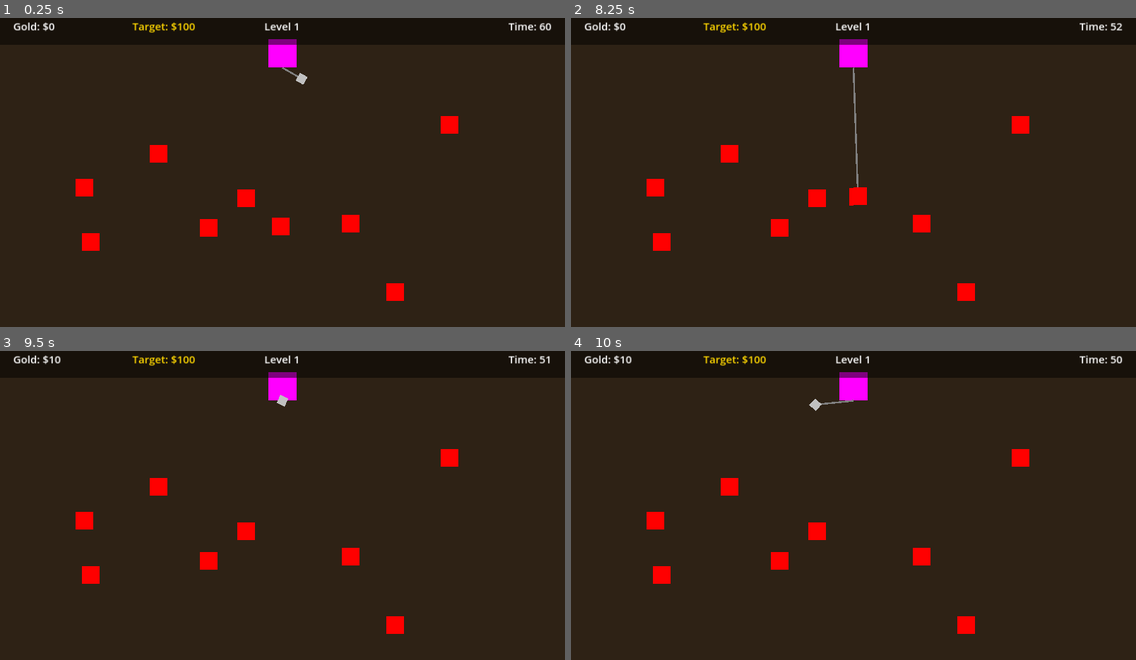
Above: before the commit, frames 1-4 (two rows, left to right).
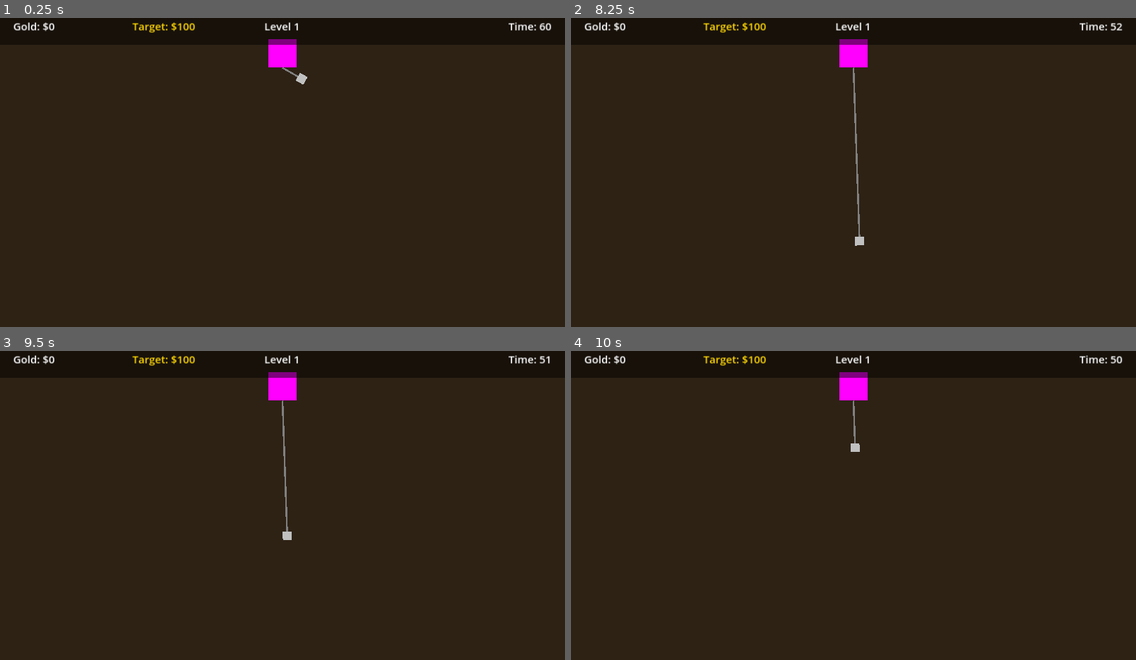
Above: after the commit, the same moments.

Repository: guige8211/GoldMiner
Game: Godot game, scene res://scenes/Level.tscn
Same seed, same stepped clock (60 frames per second), same inputs: the game is played once before the commit and once after it.
Inputs:
- Up to frame 1 (0.25 s): no input
- Up to frame 2 (8.25 s): tap Enter (ui_accept) at 0.5, 0.77, 1.52, 3.02, 3.5, 3.77, 4.52, 6.02, 6.77, 7.25, 7.52 s
- Up to frame 3 (9.5 s): tap Enter (ui_accept) at 9.02 s
- Up to frame 4 (10 s): tap Enter (ui_accept) at 9.77 s

The runs differ from the first frame. In frame 1, 1.6% of the frame differs, in the area x 13-82%, y 31-92%; in frame 2, 1.7%; in frame 3, 1.7%, in the area x 8-82%, y 1-92%; in frame 4, 1.6%.
Error after the commit: Parse Error: Cannot assign a new value to a constant. (res://scripts/systems/LevelGenerator.gd:25)

Commit message:
Implement budget-based level generation with K-factor

Diff:
--- a/scripts/Level.gd
+++ b/scripts/Level.gd
@@ -30,7 +30,7 @@
 
 func _on_level_changed(new_level: int) -> void:
 	level_label.text = "Level %d" % new_level
-	level_generator.generate_level(new_level)
+	level_generator.generate_level(new_level, GameManager.target_quota)
 	message_label.hide()
 
 func _on_level_completed() -> void:
--- a/scripts/systems/LevelGenerator.gd
+++ b/scripts/systems/LevelGenerator.gd
@@ -1,55 +1,114 @@
 extends Node
 class_name LevelGenerator
 
-@export var spawn_area_min: Vector2 = Vector2(50, 200)
-@export var spawn_area_max: Vector2 = Vector2(1230, 650)
+@export var spawn_area_min: Vector2 = Vector2(100, 250)
+@export var spawn_area_max: Vector2 = Vector2(1180, 650)
 @export var items_root_path: NodePath
 
-# In a real game, these would be PackedScenes
-@export var gold_scene: PackedScene
+@export var gold_small_scene: PackedScene
+@export var gold_large_scene: PackedScene
 @export var rock_scene: PackedScene
-# @export var diamond_scene: PackedScene
-# @export var chest_scene: PackedScene
+@export var diamond_scene: PackedScene
 
-func generate_level(level_number: int) -> void:
-	# Clear existing items
+# Meta K value (currently 1.5 to give the player 50% more value than needed to pass)
+var base_k_factor: float = 1.5
+
+# Item definitions for the generator
+const ITEMS = {
+	"gold_small": {"scene": null, "value": 50, "radius": 20},
+	"gold_large": {"scene": null, "value": 250, "radius": 40},
+	"diamond": {"scene": null, "value": 600, "radius": 15},
+	"rock": {"scene": null, "value": 10, "radius": 35} # Rocks are hazards, value doesn't count towards budget
+}
+
+func _ready() -> void:
+	ITEMS["gold_small"]["scene"] = gold_small_scene
+	ITEMS["gold_large"]["scene"] = gold_large_scene
+	ITEMS["diamond"]["scene"] = diamond_scene
+	ITEMS["rock"]["scene"] = rock_scene
+
+func generate_level(level_number: int, target_quota: int) -> void:
 	var items_root = get_node(items_root_path)
 	if items_root:
 		for child in items_root.get_children():
 			child.queue_free()
 
-	# Determine difficulty/spawn counts based on level
-	var num_gold = 5 + randi() % 3
-	var num_rocks = 2 + int(level_number * 0.8) # More rocks as levels increase
+	# 1. Calculate Value Budget
+	# In the future, K will decrease as meta-progression gives players passive bonuses
+	var actual_k = base_k_factor
+	var value_budget = target_quota * actual_k
+	var current_value = 0
 
-	# Diamonds have base chance + upgrade bonus
-	var diamond_chance = 0.1 + (level_number * 0.05) + UpgradeManager.diamond_spawn_chance_bonus
-	var num_diamonds = 0
-	if randf() < diamond_chance:
-		num_diamonds = 1 + randi() % 2
+	var spawned_positions: Array[Vector2] = []
+	var spawn_counts = {"gold_small": 0, "gold_large": 0, "diamond": 0, "rock": 0}
 
-	var chest_chance = 0.2 + (level_number * 0.02)
-	var num_chests = 0
-	if randf() < chest_chance:
-		num_chests = 1
+	# 2. Define Difficulty Curve & Weights
+	# High weight means more likely to be picked for the budget
+	var weight_large = max(10, 80 - (level_number * 5)) # Drops as level goes up
+	var weight_small = 40 # Relatively stable
+	var weight_diamond = min(50, 5 + (level_number * 4)) # Rises as level goes up
 
-	_spawn_items(gold_scene, num_gold, items_root)
-	_spawn_items(rock_scene, num_rocks, items_root)
-	# _spawn_items(diamond_scene, num_diamonds, items_root)
-	# _spawn_items(chest_scene, num_chests, items_root)
+	# Loop until our spawned items reach the required budget
+	while current_value < value_budget:
+		var total_weight = weight_large + weight_small + weight_diamond
+		var roll = randi() % total_weight
 
-	print("Level %d Generated: %d Gold, %d Rocks, %d Diamonds, %d Chests" % [level_number, num_gold, num_rocks, num_diamonds, num_chests])
+		var choice = ""
+		if roll < weight_large:
+			choice = "gold_large"
+		elif roll < weight_large + weight_small:
+			choice = "gold_small"
+		else:
+			choice = "diamond"
 
-func _spawn_items(scene: PackedScene, count: int, root: Node) -> void:
-	if not scene or not root:
+		_spawn_specific_item(choice, items_root, spawned_positions, spawn_counts)
+		current_value += ITEMS[choice]["value"]
+
+	# 3. Spawn Hazards (Rocks) based on difficulty
+	# Rocks act as physical blockers. The higher the level, the more rocks.
+	var num_rocks = 2 + int(level_number * 1.5) + (randi() % 3)
+	for i in range(num_rocks):
+		_spawn_specific_item("rock", items_root, spawned_positions, spawn_counts)
+
+	print("Level %d Generated. Quota: $%d | Total Value on field: $%d" % [level_number, target_quota, current_value])
+	print("Spawns: ", spawn_counts)
+
+func _spawn_specific_item(item_key: String, root: Node, spawned_positions: Array[Vector2], spawn_counts: Dictionary) -> void:
+	var data = ITEMS[item_key]
+	var scene = data["scene"] as PackedScene
+	if not scene:
 		return
 
-	for i in range(count):
-		var item = scene.instantiate()
-		# Basic random position, in a real game we'd use Poisson Disk Sampling
-		# or overlap checks to prevent items from stacking directly on top of each other
-		item.position = Vector2(
+	var item = scene.instantiate()
+	var pos = _find_valid_position(spawned_positions, data["radius"])
+	item.position = pos
+
+	root.add_child(item)
+	spawned_positions.append(pos)
+	spawn_counts[item_key] += 1
+
+func _find_valid_position(existing_positions: Array[Vector2], required_radius: float) -> Vector2:
+	var max_attempts = 50
+
+	for attempt in range(max_attempts):
+		var test_pos = Vector2(
 			randf_range(spawn_area_min.x, spawn_area_max.x),
 			randf_range(spawn_area_min.y, spawn_area_max.y)
 		)
-		root.add_child(item)
+
+		var is_valid = true
+		for pos in existing_positions:
+			# Simple distance check to prevent complete overlapping
+			# We use a base safe distance of 40 pixels + the item's own radius
+			if test_pos.distance_to(pos) < (30 + required_radius):
+				is_valid = false
+				break
+
+		if is_valid:
+			return test_pos
+
+	# Fallback if too crowded (just force spawn it)
+	return Vector2(
+		randf_range(spawn_area_min.x, spawn_area_max.x),
+		randf_range(spawn_area_min.y, spawn_area_max.y)
+	)
Not shown, added: python_push_balance.py
